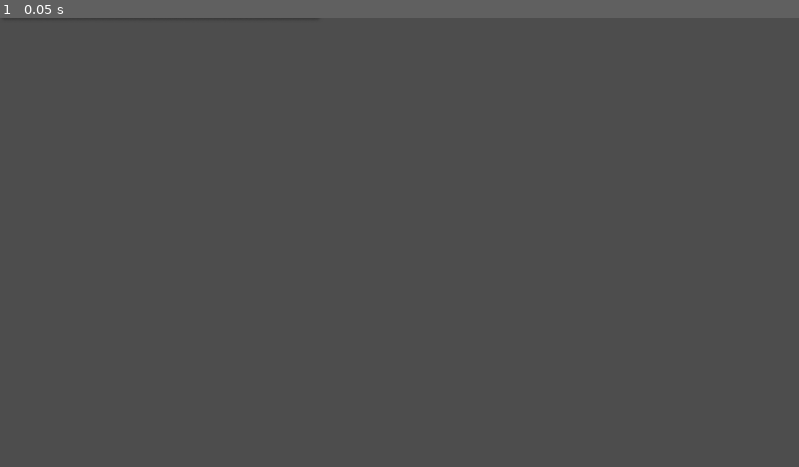
Above: before the commit, frame 1.
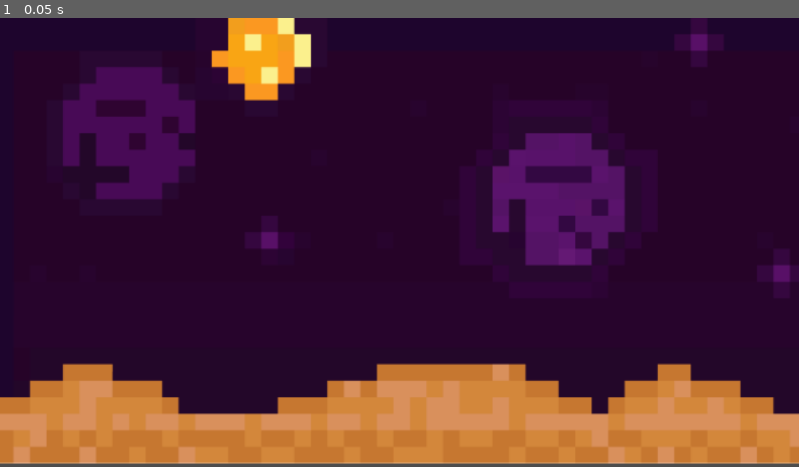
Above: after the commit, the same moment.

Repository: AfonsoMota-132/GameJam
Game: Godot game, scene res://node_2d.tscn
The game is run twice, just before and just after one commit, with the same random seed, the same clock (stepped at 60 frames per second) and the same inputs.
Inputs:
- Up to frame 1 (0.05 s): no input

The runs differ from the first frame. In frame 1, 99% of the frame differs, in the area x 0-100%, y 0-100%.

Commit message:
¨foda-se¨

Diff:
--- a/canon-in-c/node_2d.tscn
+++ b/canon-in-c/node_2d.tscn
@@ -1,25 +1,31 @@
-[gd_scene load_steps=3 format=3 uid="uid://bqwpqncov1bvm"]
+[gd_scene load_steps=5 format=3 uid="uid://bqwpqncov1bvm"]
 
 [ext_resource type="Script" uid="uid://dwcs2sdmpwl3h" path="res://turorial_dialog.gd" id="1_0e48y"]
 [ext_resource type="Texture2D" uid="uid://cs3fcri1ffl5m" path="res://textballon.png" id="2_epypp"]
+[ext_resource type="Texture2D" uid="uid://cxuhfhfn4x46m" path="res://bkg1.png" id="3_epypp"]
+
+[sub_resource type="TileSet" id="TileSet_0hol4"]
 
 [node name="Dialog_Tutorial" type="Node2D"]
 
 [node name="CanvasLayer" type="CanvasLayer" parent="."]
 
 [node name="Control" type="Control" parent="CanvasLayer"]
+visible = false
 layout_mode = 3
 anchors_preset = 0
-offset_right = 40.0
-offset_bottom = 40.0
+offset_left = -1.0
+offset_top = 2.0
+offset_right = 39.0
+offset_bottom = 42.0
 script = ExtResource("1_0e48y")
 
 [node name="TextureRect" type="TextureRect" parent="CanvasLayer/Control"]
 layout_mode = 0
-offset_left = -3.0
-offset_top = -128.0
-offset_right = 467.0
-offset_bottom = 7.0
+offset_left = -2.0
+offset_top = -138.0
+offset_right = 468.0
+offset_bottom = -3.0
 texture = ExtResource("2_epypp")
 
 [node name="Label" type="Label" parent="CanvasLayer/Control"]
@@ -28,3 +34,11 @@
 offset_top = -114.0
 offset_right = 188.0
 offset_bottom = -91.0
+
+[node name="TileMapLayer" type="TileMapLayer" parent="."]
+tile_set = SubResource("TileSet_0hol4")
+
+[node name="TextureRect" type="TextureRect" parent="."]
+offset_right = 1208.7728
+offset_bottom = 643.0
+texture = ExtResource("3_epypp")
Binary file added: canon-in-c/bkg1.png
Not shown, added: canon-in-c/bkg1.png.import
Binary file added: canon-in-c/tiles/mundo1/tile_ceu1.png
Not shown, added: canon-in-c/tiles/mundo1/tile_ceu1.png.import
Binary file added: canon-in-c/tiles/mundo1/tile_ceu1_metade.png
Not shown, added: canon-in-c/tiles/mundo1/tile_ceu1_metade.png.import
Binary file added: canon-in-c/tiles/mundo1/tile_ceu2.png
Not shown, added: canon-in-c/tiles/mundo1/tile_ceu2.png.import
Binary file added: canon-in-c/tiles/mundo1/tile_ceu2_metade.png
Not shown, added: canon-in-c/tiles/mundo1/tile_ceu2_metade.png.import
Binary file added: canon-in-c/tiles/mundo1/tile_ceu3.png
Not shown, added: canon-in-c/tiles/mundo1/tile_ceu3.png.import
(and 2 more such lines)
